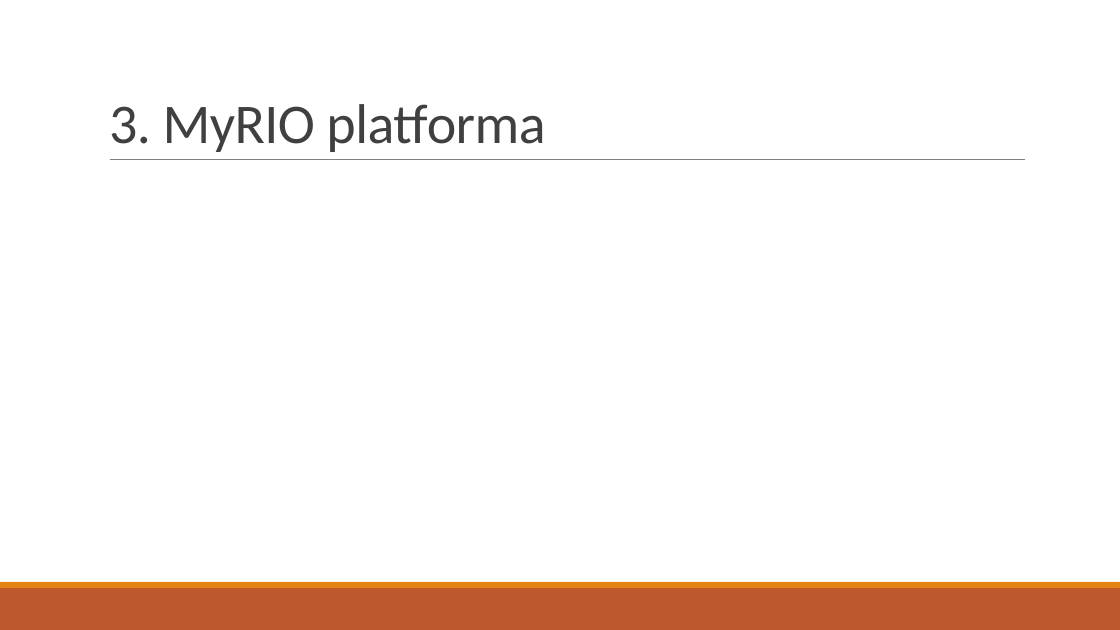
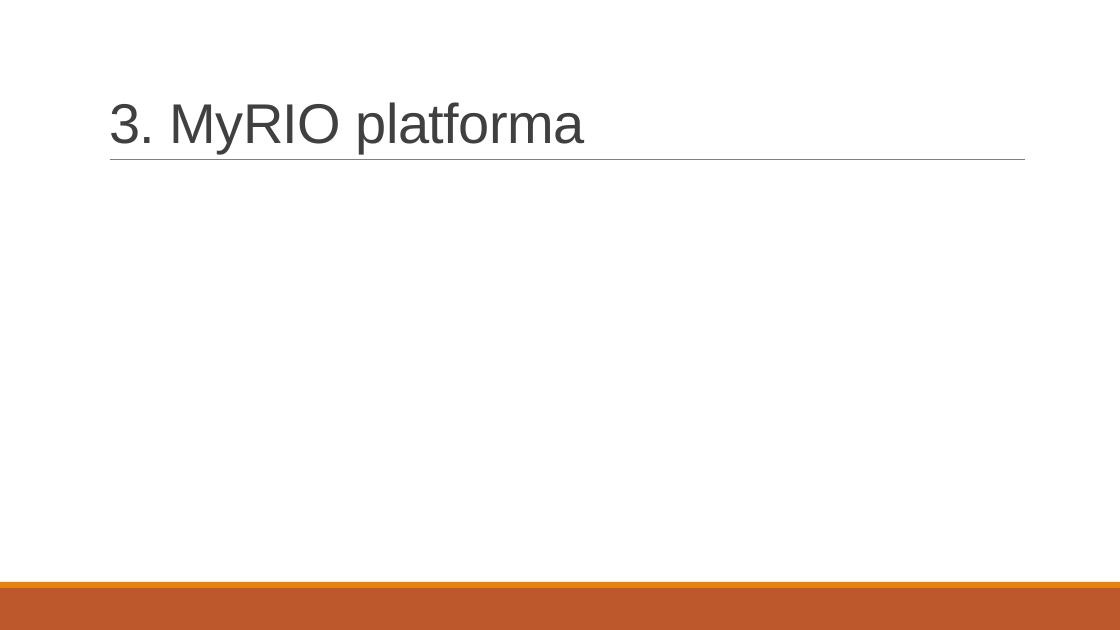
Before and after one commit to PiErr0r/DC_control, a slide deck: slide 10 of Upravljanje koračnim motorom korištenjem myRio upravljačke platforme.pptx. Drawn at 1120x630 pixels with LibreOffice and Linux fonts; fonts in the diff are those of the drawing. Boxes give left, top, right and bottom in pixels: in the first picture for what was removed or moved away, otherwise in the second. Text is boxed around its words. In the diff, an @@ line names an element or a change of style, - is before the commit and + after.

```diff
--- a/Upravljanje koračnim motorom korištenjem myRio upravljačke platforme.pptx
+++ b/Upravljanje koračnim motorom korištenjem myRio upravljačke platforme.pptx
@@ title "3. MyRIO platforma" at [109, 102, 585, 153]: font Calibri to Arial @@
```
Also in this commit, not shown: 5 other slides changed, 7 slides added.
